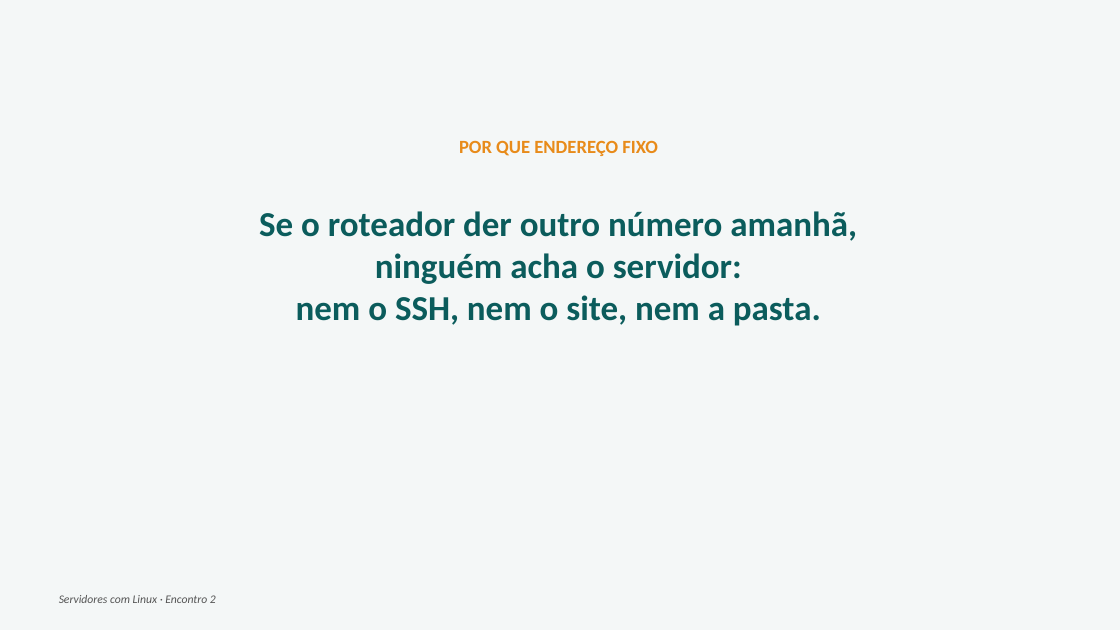
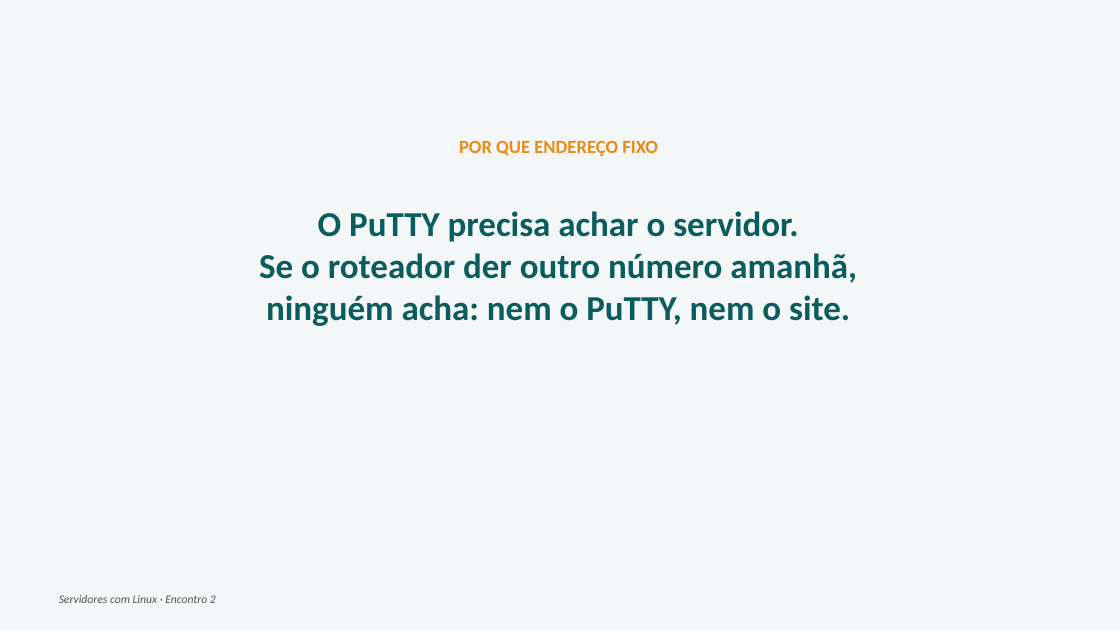
Before and after one commit to joninedel-prog/gerador_contratos, a slide deck: slide 5 of Aula - Servidores 2 - Pastas, usuarios e acesso de longe.pptx (slide 11 before the commit). Drawn at 1120x630 pixels with LibreOffice and Linux fonts; fonts in the diff are those of the drawing. Boxes give left, top, right and bottom in pixels: in the first picture for what was removed or moved away, otherwise in the second. Text is boxed around its words. In the diff, an @@ line names an element or a change of style, - is before the commit and + after.

```diff
--- a/Aula - Servidores 2 - Pastas, usuarios e acesso de longe.pptx
+++ b/Aula - Servidores 2 - Pastas, usuarios e acesso de longe.pptx
@@ text at <box>318,211,799,242</box>: paragraph added @@
+O PuTTY precisa achar o servidor.
@@ text at <box>266,295,850,326</box>: text changed @@
-ninguém acha o servidor:
-nem o SSH, nem o site, nem a pasta.
+ninguém acha: nem o PuTTY, nem o site.
```
Also in this commit, not shown: 16 other slides changed, 8 slides added, 2 slides removed, 5 other files.
